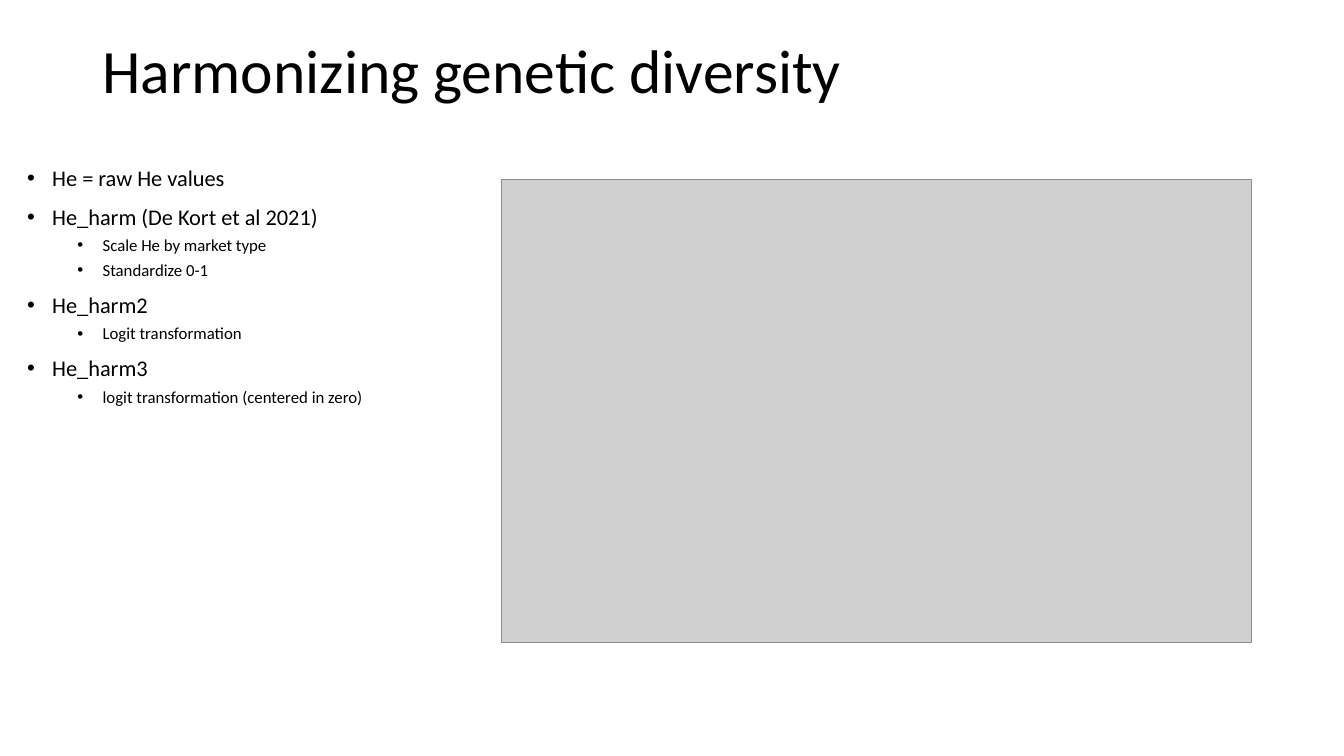
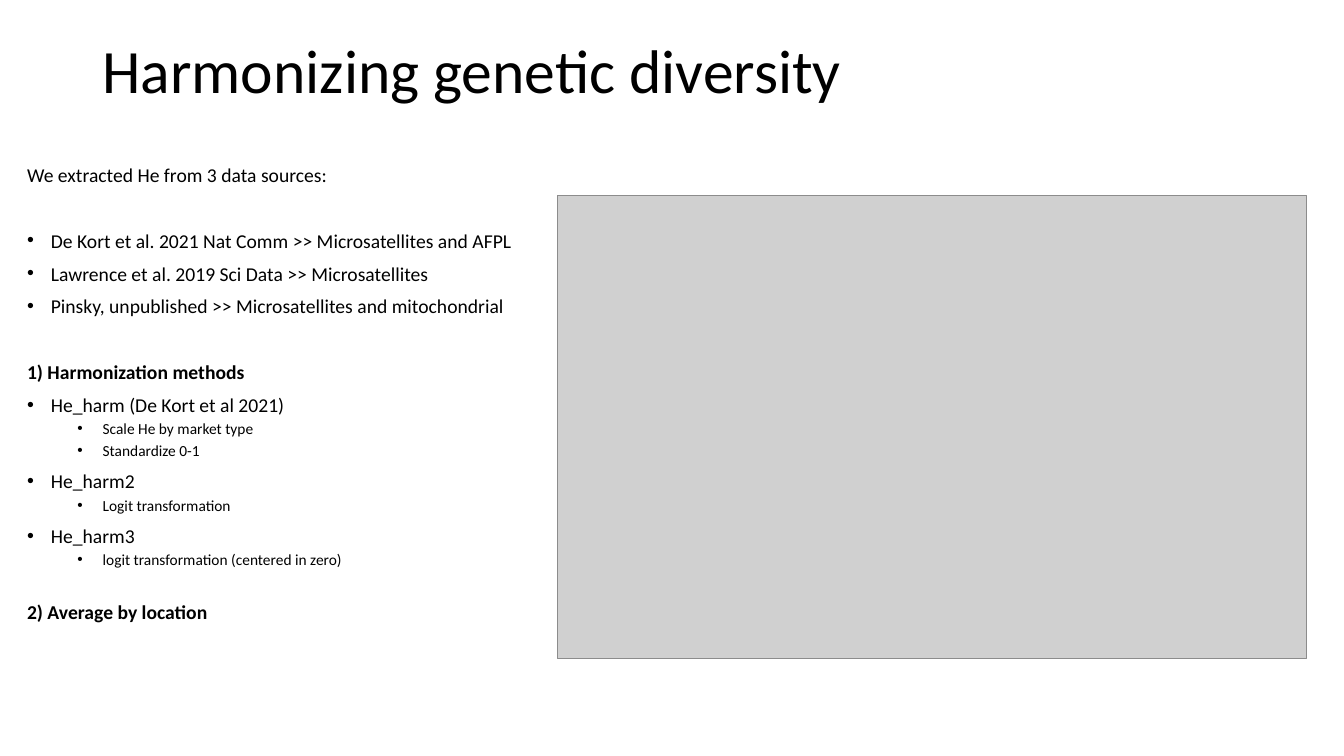
Before and after one commit to Bioshifts/genetic_diversity_range_shifts, a slide deck: slide 17 of Velocity_vs_rangeshift.ppt (slide 13 before the commit). Drawn at 1344x756 pixels with LibreOffice and Linux fonts; fonts in the diff are those of the drawing; grey boxes stand for pictures. Boxes give left, top, right and bottom in pixels: in the first picture for what was removed or moved away, otherwise in the second. Text is boxed around its words. In the diff, an @@ line names an element or a change of style, - is before the commit and + after.

```diff
--- a/Velocity_vs_rangeshift.ppt
+++ b/Velocity_vs_rangeshift.ppt
@@ text at (27,168,511,382): text changed; size 16 to 14 pt @@
-• He = raw He values
+We extracted He from 3 data sources:
+• De Kort et al. 2021 Nat Comm >> Microsatellites and AFPL
+• Lawrence et al. 2019 Sci Data >> Microsatellites
+• Pinsky, unpublished >> Microsatellites and mitochondrial
+1) Harmonization methods
@@ picture: place and size @@
-picture at (502,179,1251,643)
+picture at (557,195,1307,659)
@@ text at (51,398,341,568): size 16 to 14 pt in "He_harm (De Kort et al 2021)", "He_harm2", "He_harm3"; size 12 to 11 pt in "Scale He by market type", "Standardize 0-1", "Logit transformation", "logit transformation (centered in zero)"; indent changed; line spacing 0.9 to 0.8 @@
@@ text at (27,604,208,623): paragraph added @@
+2) Average by location
```
Also in this commit, not shown: 14 other slides changed, 32 slides added, 10 slides removed, 2 other files.
